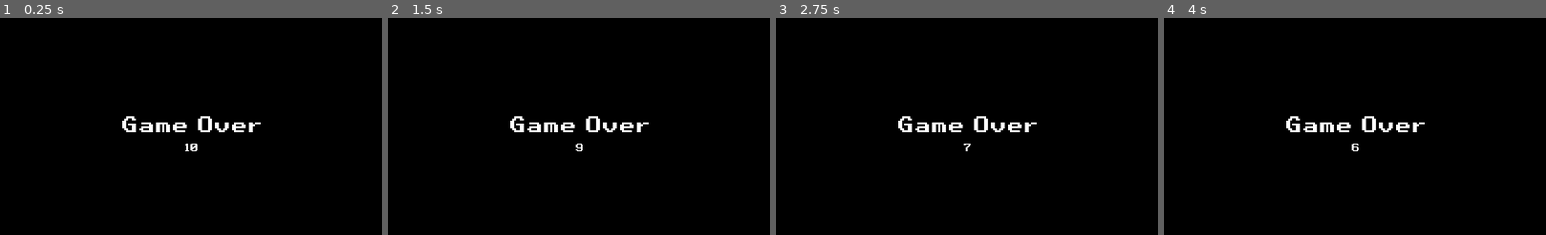
Above: before the commit, frames 1-4 (left to right).
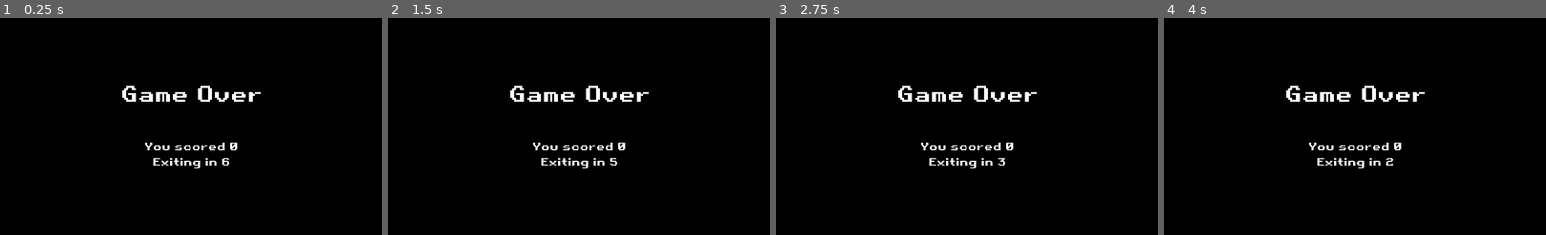
Above: after the commit, the same moments.

Repository: gingerr/ggj-2023-roots-one
Game: Godot game, scene res://GameOver.tscn
Two runs of this game, one before a commit and one after it. Both use one fixed random seed, a clock stepped at 60 frames per second and the inputs below. This scene is started directly instead of the project's main scene.
Inputs:
- Up to frame 1 (0.25 s): no input
- Up to frame 2 (1.5 s): tap Enter at 0.5, 0.6, 1.35 s; hold Right (ui_right) 0.53-1.28 s; tap Space at 0.77, 1.25 s; hold Down (ui_down) from 1.28 s (still down)
- Up to frame 3 (2.75 s): tap Space at 1.52 s; tap Enter at 2, 2.1 s; release Down (ui_down) at 2.03 s; hold Right (ui_right) from 2.03 s (still down)
- Up to frame 4 (4 s): tap Space at 2.75, 3.02, 3.77 s; release Right (ui_right) at 2.78 s; hold Up (ui_up) 2.78-3.53 s; tap Enter at 2.85, 3.5, 3.6 s; hold Left (ui_left) from 3.53 s (still down)
The pictures show only the part of the screen within x 25-75%, y 24-74%; the shares and areas given below are measured in that part.

The runs differ from the first frame. In frame 1, 3.2% of the frame differs, in the area x 32-69%, y 31-70%; in frame 2, 3.1%; in frame 3, 3.1%; in frame 4, 3.1%.

Commit message:
.

Diff:
--- a/EnemyRoot.gd
+++ b/EnemyRoot.gd
@@ -64,7 +64,7 @@
 	var explosion = explosionPreload.instance()
 	explosion.global_position = self.global_position
 	explosion.scale = Vector2(5, 5)
-	get_tree().root.add_child(explosion)
+	get_parent().add_child(explosion)
 	queue_free();
 
 	if is_enemy_good():
@@ -72,7 +72,7 @@
 		hint.position = self.global_position
 		hint.position.x -= 30
 		hint.set_text("= " + str(sqrt(difficulty)))
-		get_tree().root.add_child(hint)
+		get_parent().add_child(hint)
 
 func is_enemy_good():
 	if int(sqrt(difficulty)) == sqrt(difficulty):
--- a/Explosion.tscn
+++ b/Explosion.tscn
@@ -7,6 +7,8 @@
 colors = PoolColorArray( 1, 1, 1, 1, 0.9375, 0.814552, 0.150634, 1, 1, 0, 0, 1, 0.503906, 0, 0, 1 )
 
 [node name="Explosion" type="CPUParticles2D"]
+pause_mode = 2
+physics_interpolation_mode = 2
 emitting = false
 amount = 256
 one_shot = true
--- a/GameOver.gd
+++ b/GameOver.gd
@@ -4,7 +4,10 @@
 	$AudioStreamPlayer.play()
 
 func _process(delta):
-	$VBoxContainer/Countdown.text = String(round($Timer.time_left))
+	get_tree().paused = true;
+	$VBoxContainer/Countdown.text = "You scored " + str(HUD.get_score()) + "\nExiting in " + String(round($Timer.time_left)) + "\n"
 
 func _on_Timer_timeout():
+	get_tree().paused = false;
+	Input.set_mouse_mode(Input.MOUSE_MODE_VISIBLE)
 	get_tree().change_scene("res://MainMenu.tscn")
--- a/GameOver.tscn
+++ b/GameOver.tscn
@@ -20,6 +20,8 @@
 font_data = ExtResource( 1 )
 
 [node name="GameOver" type="PanelContainer"]
+pause_mode = 2
+physics_interpolation_mode = 2
 anchor_right = 1.0
 anchor_bottom = 1.0
 size_flags_horizontal = 3
@@ -29,10 +31,10 @@
 
 [node name="AudioStreamPlayer" type="AudioStreamPlayer" parent="."]
 stream = ExtResource( 3 )
-volume_db = -25.0
+volume_db = -10.0
 
 [node name="Timer" type="Timer" parent="."]
-wait_time = 10.0
+wait_time = 6.0
 one_shot = true
 autostart = true
 
@@ -44,17 +46,18 @@
 alignment = 1
 
 [node name="Label" type="Label" parent="VBoxContainer"]
-margin_top = 359.0
+margin_top = 332.0
 margin_right = 1400.0
-margin_bottom = 410.0
+margin_bottom = 437.0
 custom_fonts/font = SubResource( 1 )
-text = "Game Over"
+text = "Game Over
+"
 align = 1
 
 [node name="Countdown" type="Label" parent="VBoxContainer"]
-margin_top = 414.0
+margin_top = 441.0
 margin_right = 1400.0
-margin_bottom = 440.0
+margin_bottom = 467.0
 custom_fonts/font = SubResource( 2 )
 text = "Countdown"
 align = 1
--- a/HUD.gd
+++ b/HUD.gd
@@ -22,6 +22,9 @@
 
 func setVisibility(value: bool):
 	get_node("MainContainer").visible = value
+
+func get_score():
+	return score
 
 func increaseScore(value: int):
 	score += value
--- a/Player.gd
+++ b/Player.gd
@@ -21,7 +21,7 @@
 func _ready():
 	position.x = 100
 	position.y = get_viewport_rect().size.y / 2
-	change_health(10)
+	change_health(2)
 
 
 # Called every frame. 'delta' is the elapsed time since the previous frame.
